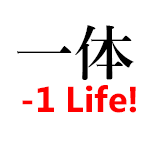
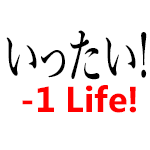
Revision of a layered (150, 150) image; what changed, layer by layer:
renamed "一体" to "いったい!", painted on it over [6, 25, 147, 80]
